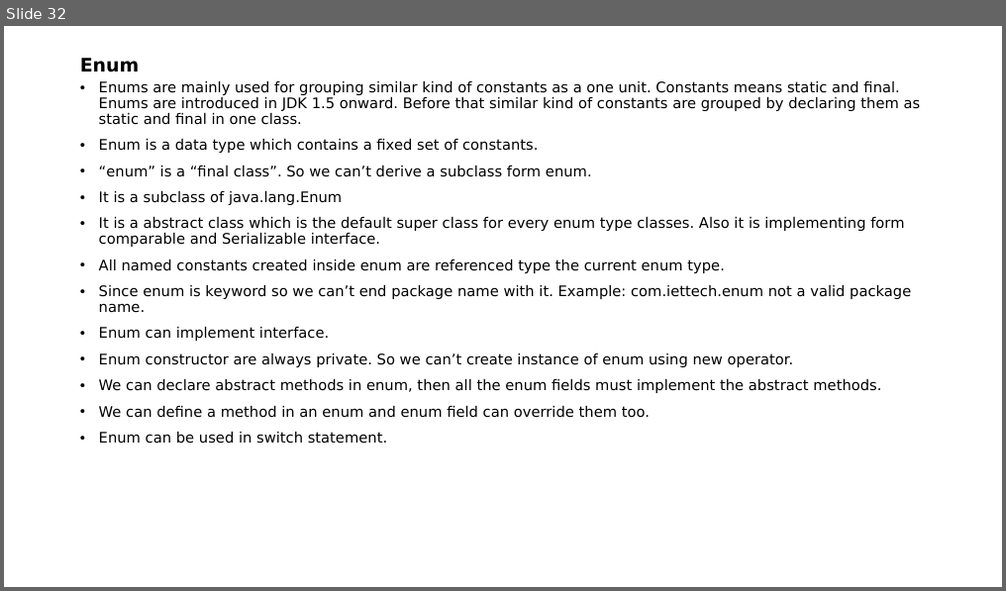
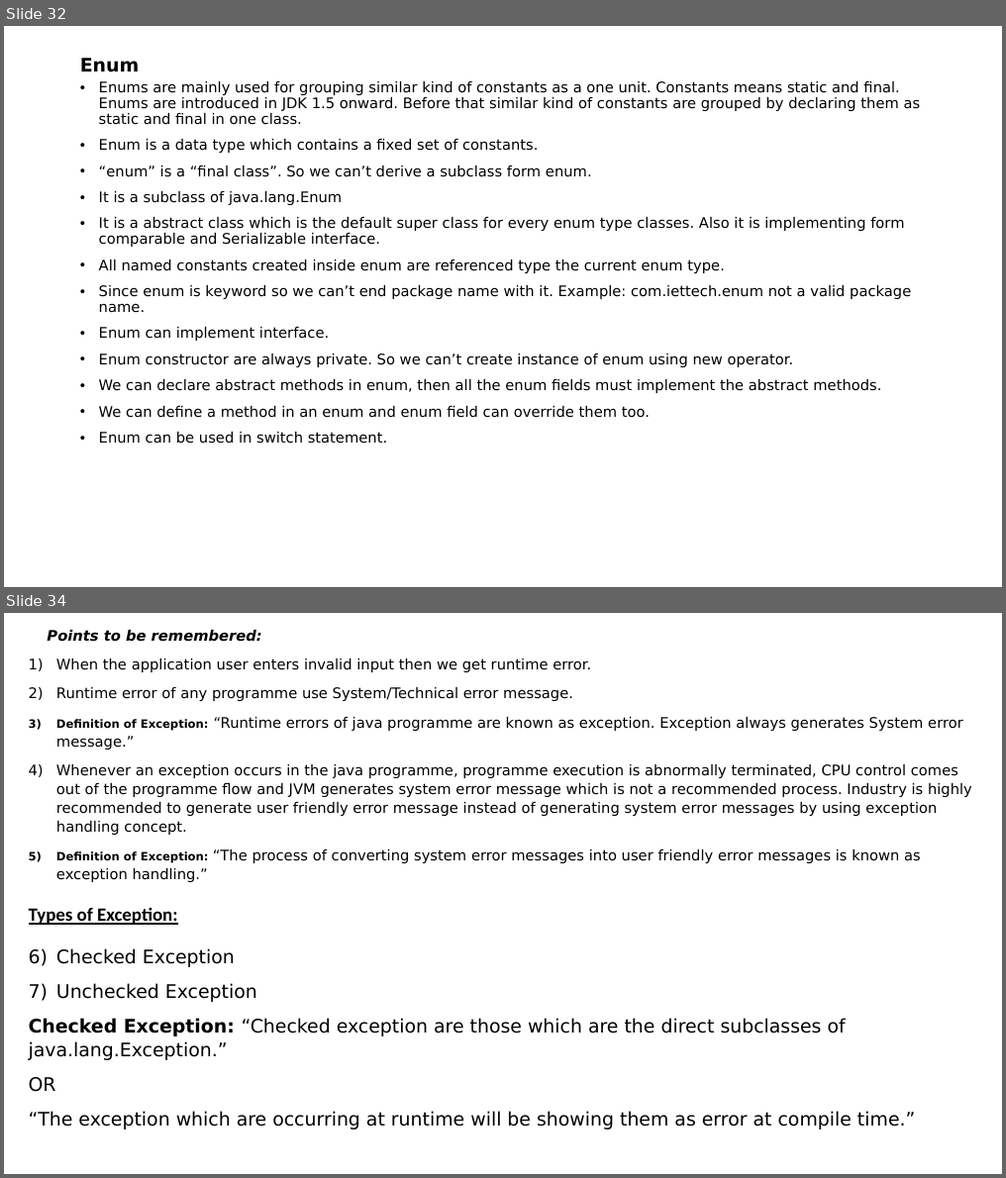
Before and after one commit to indrajeetydv/FSWDT, a slide deck: CoreJavaNotes.pptx. Shown one above the other, each under a label of ours: slide 32 before the commit, slides 32 and 34 after it; the slides between them are not shown. The pictures are 1006x591 and 1006x1178 pixels, drawn with LibreOffice and Linux fonts; fonts in the diff are those of the drawing. Boxes give left, top, right and bottom in pixels: in the first picture for what was removed or moved away, otherwise in the second. Text is boxed around its words. In the diff, an @@ line names an element or a change of style, - is before the commit and + after.

Commit message:
exception topics

```diff
--- a/CoreJavaNotes.pptx
+++ b/CoreJavaNotes.pptx
@@ slide 34 added at <box>4,613,1002,1174</box>, background #FFFFFF @@
@@ text added at <box>29,629,972,1130</box>, 14 pt, text #000000 @@
+Points to be remembered:
+1) When the application user enters invalid input then we get runtime error.
+2) Runtime error of any programme use System/Technical error message.
+3) Definition of Exception: “Runtime errors of java programme are known as exception. Exception always generates System error message.”
+4) Whenever an exception occurs in the java programme, programme execution is abnormally terminated, CPU control comes out of the programme flow and JVM generates system error message which is not a recommended process. Industry is highly recommended to generate user friendly error message instead of generating system error messages by using exception handling concept.
+5) Definition of Exception: “The process of converting system error messages into user friendly error messages is known as exception handling.”
+Types of Exception:
+1) Checked Exception
+2) Unchecked Exception
+Checked Exception: “Checked exception are those which are the direct subclasses of java.lang.Exception.”
+OR
+“The exception which are occurring at runtime will be showing them as error at compile time.”
```
Also in this commit, not shown: 7 other slides added.
